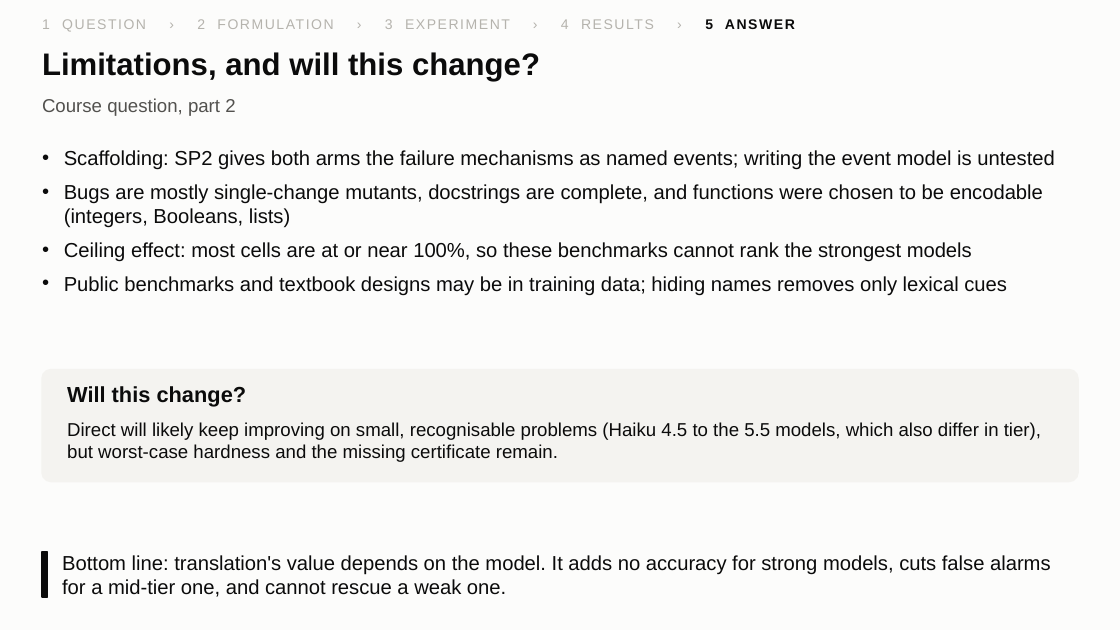
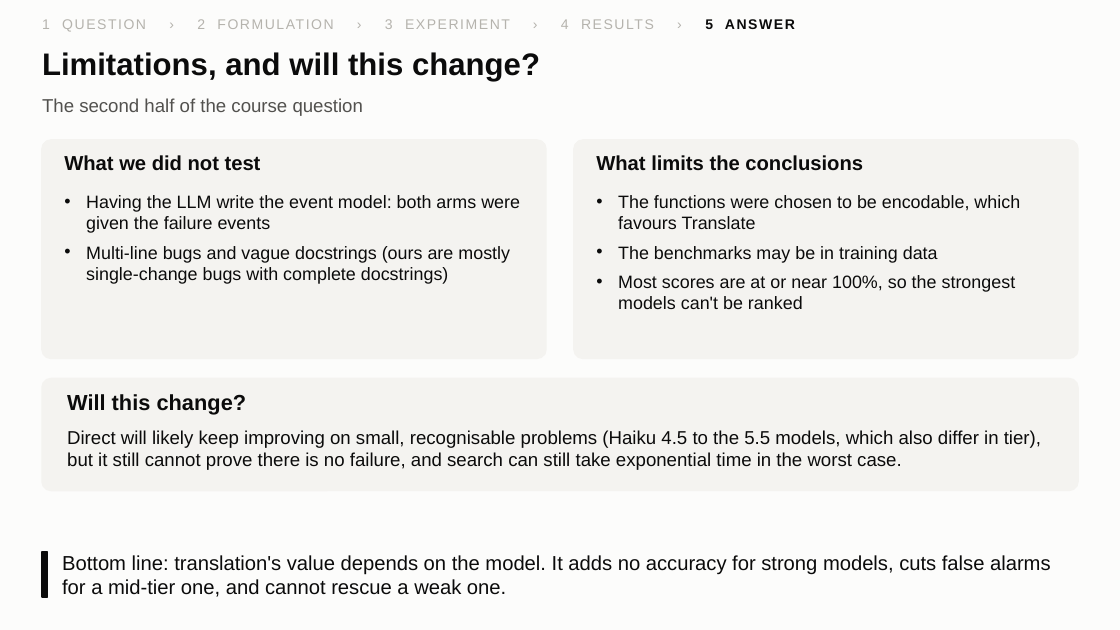
Before and after one commit to yxshrk/System-Failure-Detector, a slide deck: slide 18 of results/figures/slides/premortem_slides.pptx. Drawn at 1120x630 pixels with LibreOffice and Linux fonts; fonts in the diff are those of the drawing. Boxes give left, top, right and bottom in pixels: in the first picture for what was removed or moved away, otherwise in the second. Text is boxed around its words. In the diff, an @@ line names an element or a change of style, - is before the commit and + after.

```diff
--- a/results/figures/slides/premortem_slides.pptx
+++ b/results/figures/slides/premortem_slides.pptx
@@ text at [42, 98, 363, 116]: text changed @@
-Course question, part 2
+The second half of the course question
@@ rounded rectangle added at [43, 140, 547, 358], fill #F4F3F0, outline #F4F3F0 1 pt @@
@@ rounded rectangle added at [573, 140, 1077, 358], fill #F4F3F0, outline #F4F3F0 1 pt @@
@@ text removed at [64, 150, 1054, 296] @@
-• Scaffolding: SP2 gives both arms the failure mechanisms as named events; writing the event model is untested
-• Bugs are mostly single-change mutants, docstrings are complete, and functions were chosen to be encodable (integers, Booleans, lists)
-• Ceiling effect: most cells are at or near 100%, so these benchmarks cannot rank the strongest models
-• Public benchmarks and textbook designs may be in training data; hiding names removes only lexical cues
@@ text added at [64, 155, 261, 171], 13 pt, text #0B0B0B, bold @@
+What we did not test
@@ text added at [596, 155, 863, 171], 13 pt, text #0B0B0B, bold @@
+What limits the conclusions
@@ text added at [86, 195, 520, 284], 11.5 pt, text #0B0B0B @@
+• Having the LLM write the event model: both arms were given the failure events
+• Multi-line bugs and vague docstrings (ours are mostly single-change bugs with complete docstrings)
@@ text added at [618, 195, 1020, 309], 11.5 pt, text #0B0B0B @@
+• The functions were chosen to be encodable, which favours Translate
+• The benchmarks may be in training data
+• Most scores are at or near 100%, so the strongest models can't be ranked
@@ rounded rectangle: place and size @@
-rounded rectangle at [43, 370, 1079, 482]
+rounded rectangle at [43, 379, 1079, 491]
@@ text "Will this change?": place and size @@
-text "Will this change?" at [67, 386, 247, 407]
+text "Will this change?" at [67, 394, 247, 415]
@@ text at [67, 430, 1041, 470]: text changed @@
-Direct will likely keep improving on small, recognisable problems (Haiku 4.5 to the 5.5 models, which also differ in tier), but worst-case hardness and the missing certificate remain.
+Direct will likely keep improving on small, recognisable problems (Haiku 4.5 to the 5.5 models, which also differ in tier), but it still cannot prove there is no failure, and search can still take exponential time in the worst case.
```
Also in this commit, not shown: 5 other slides changed, 12 other files.
